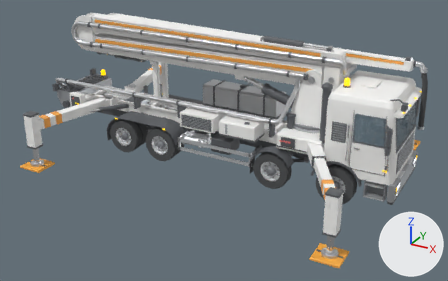
What one commit did to the glTF model construction_site/Concrete_Boom_Pump_38m.glb.
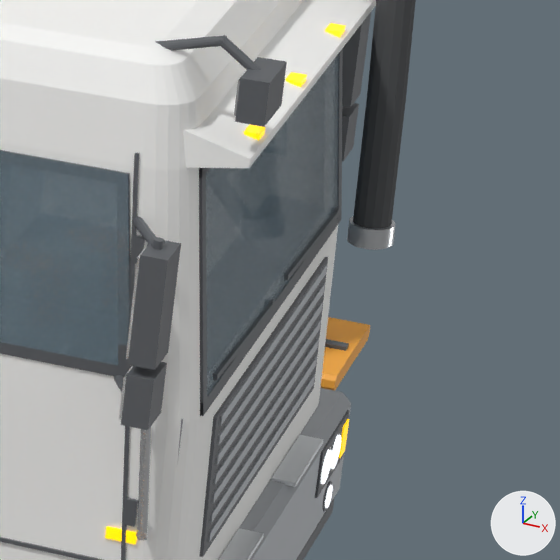
The first picture shows the older version from a 50 mm camera at (8.42, -15.26, 8.15) aimed at (0.25, -0.41, 0.73). The close-ups show the older and then the newer version on the part from 82% to 100% of the width and 33% to 62% of the height of that picture. Only the edits that show in the close-ups are written down. Every picture has the same lights, and +X, +Y and +Z are marked at lower right. Vertices at exactly the same position are counted once.

The first close-up shows 'amber_lamps', 'black_trim', 'bumper', 'cab', 'cab_chrome', 'cab_trim', 'end_hose', 'glass', 'grey_trim', 'outrigger_pads', 'pins', 'step_treads' and 2 more.
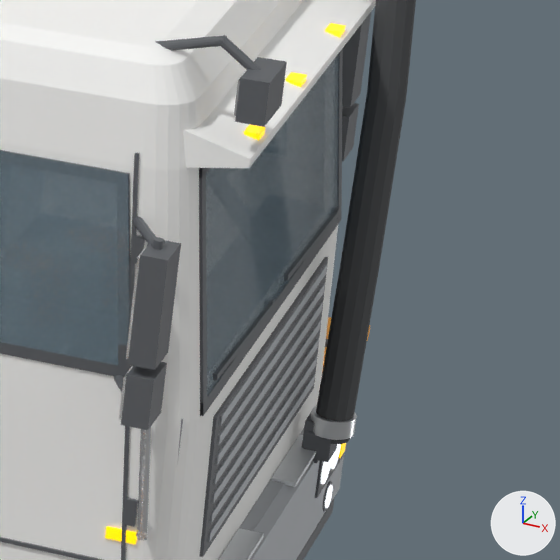
Diff of the bpy script that builds the scene:
```diff
--- a/construction_site/Concrete_Boom_Pump_38m.glb.py
+++ b/construction_site/Concrete_Boom_Pump_38m.glb.py
@@ me_black_trim @@
 # used by ob_black_trim; location = (0.0, 0.0, 0.0)
-me_black_trim.from_pydata(...)  # 640 vertices, 1056 faces; spans x -5.91..5.21, y -3.76..3.76, z 0.07..3.87
+me_black_trim.from_pydata(...)  # 656 vertices, 1080 faces; spans x -5.91..5.6, y -3.76..3.76, z 0.07..3.87
+# me_black_trim part 1: a new loose piece, a box spanning x 5.5..5.6, y 0.575..0.715, z 0.88..0.99, in mat_black_trim (dark grey #5f6266)
+# me_black_trim part 2: a new loose piece, a box spanning x 5.49..5.555, y 0.585..0.705, z 0.86..1.03, in mat_black_trim (dark grey #5f6266)
 me_black_trim.materials.append(mat_black_trim)
@@ me_pins @@
 # used by ob_pins; location = (0.0, 0.0, 0.0)
-me_pins.from_pydata(...)  # 1878 vertices, 3676 faces; spans x -5.15..5.72, y -3.8..3.8, z 0.07..3.69
+me_pins.from_pydata(...)  # 1734 vertices, 3388 faces; spans x -5.15..5.67, y -3.8..3.8, z 0.07..3.69
+# me_pins part 3: the loose piece of 72 vertices spanning x 5.55..5.72, y 0.56..0.73, z 1.8..1.88 is moved by (-0.05, 0.0, -0.82)
+# other edits to the shape of me_pins do not show in these pictures
 me_pins.materials.append(mat_pins)
@@ me_end_hose @@
 # used by ob_end_hose; location = (0.0, 0.0, 0.0)
-me_end_hose.from_pydata(...)  # 140 vertices, 260 faces; spans x 5.44..5.7, y 0.57..0.76, z 1.85..3.38
+me_end_hose.from_pydata(...)  # 168 vertices, 308 faces; spans x 5.44..5.68, y 0.58..0.75, z 0.96..3.38
+# me_end_hose part 4: the loose piece of 28 vertices spanning x 5.54..5.7, y 0.57..0.74, z 1.85..2.4 is rebuilt with 24 vertices and now spans x 5.54..5.68, y 0.58..0.73, z 1.7..2.39
+# me_end_hose part 5: a new loose piece of 24 vertices spanning x 5.54..5.67, y 0.58..0.72, z 1.69..1.71, in mat_end_hose (dark grey #4f5153)
+# me_end_hose part 6: a new loose piece of 24 vertices spanning x 5.52..5.67, y 0.58..0.72, z 0.96..1.7, in mat_end_hose (dark grey #4f5153)
+# other edits to the shape of me_end_hose do not show in these pictures
 me_end_hose.materials.append(mat_end_hose)
```

What differs and where, as boxes [x1, y1, x2, y2] in the close-ups (560 x 560 px):
'end_hose', reshaped
    before: [353, 0, 416, 229]
    after: [316, 0, 416, 444]
'pins', reshaped
    before: [347, 216, 395, 250]
    after: [311, 406, 357, 440]
'black_trim', reshaped (mostly hidden before)
    before: [325, 339, 349, 351]
    after: [302, 339, 337, 464]
part 1 of me_black_trim, added
    after: [304, 431, 337, 462]
part 2 of me_black_trim, added
    after: [302, 411, 319, 464]
part 4 of me_end_hose, rebuilt (22% wider, 27% taller)
    before: [353, 93, 406, 229]
    after: [341, 96, 406, 269]
part 5 of me_end_hose, added
    after: [341, 260, 380, 272]
part 6 of me_end_hose, added
    after: [316, 263, 379, 444]
'outrigger_pads', unchanged, covered by the edit
    before: [321, 317, 370, 391]
    after: [322, 317, 370, 372]
